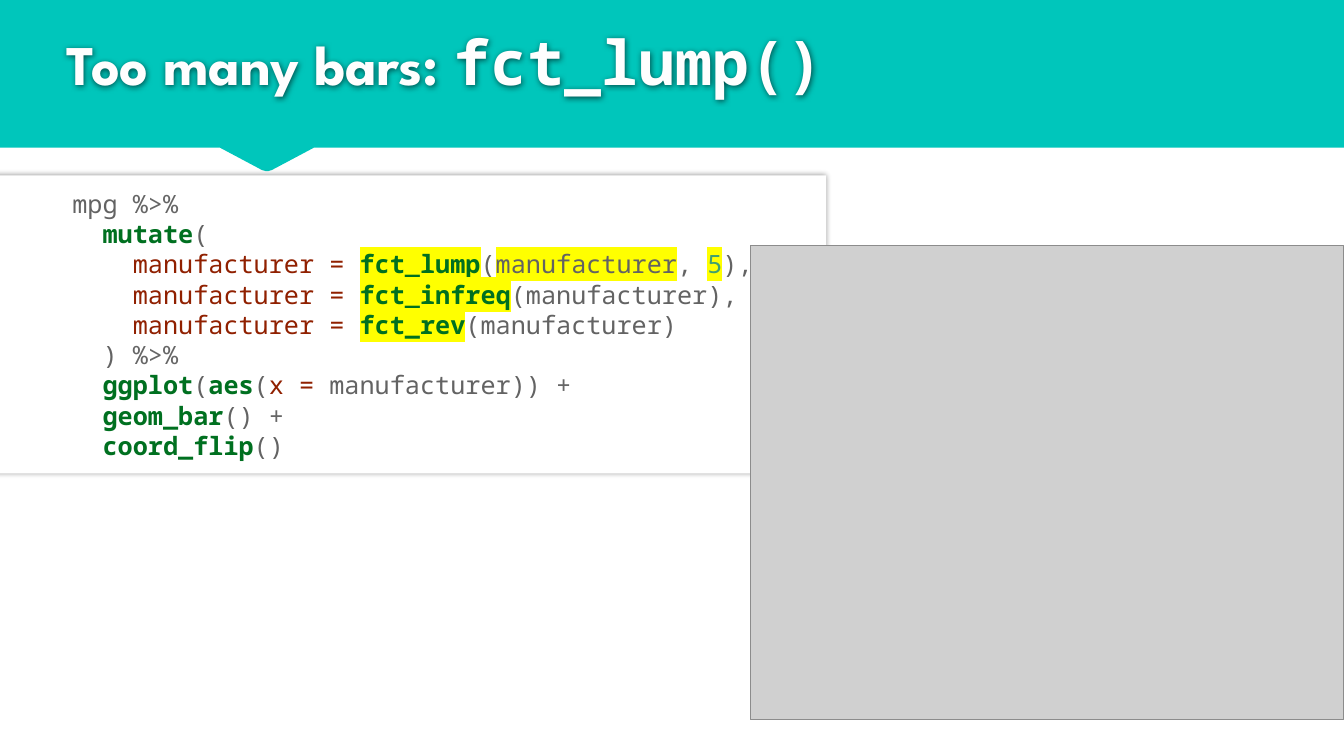
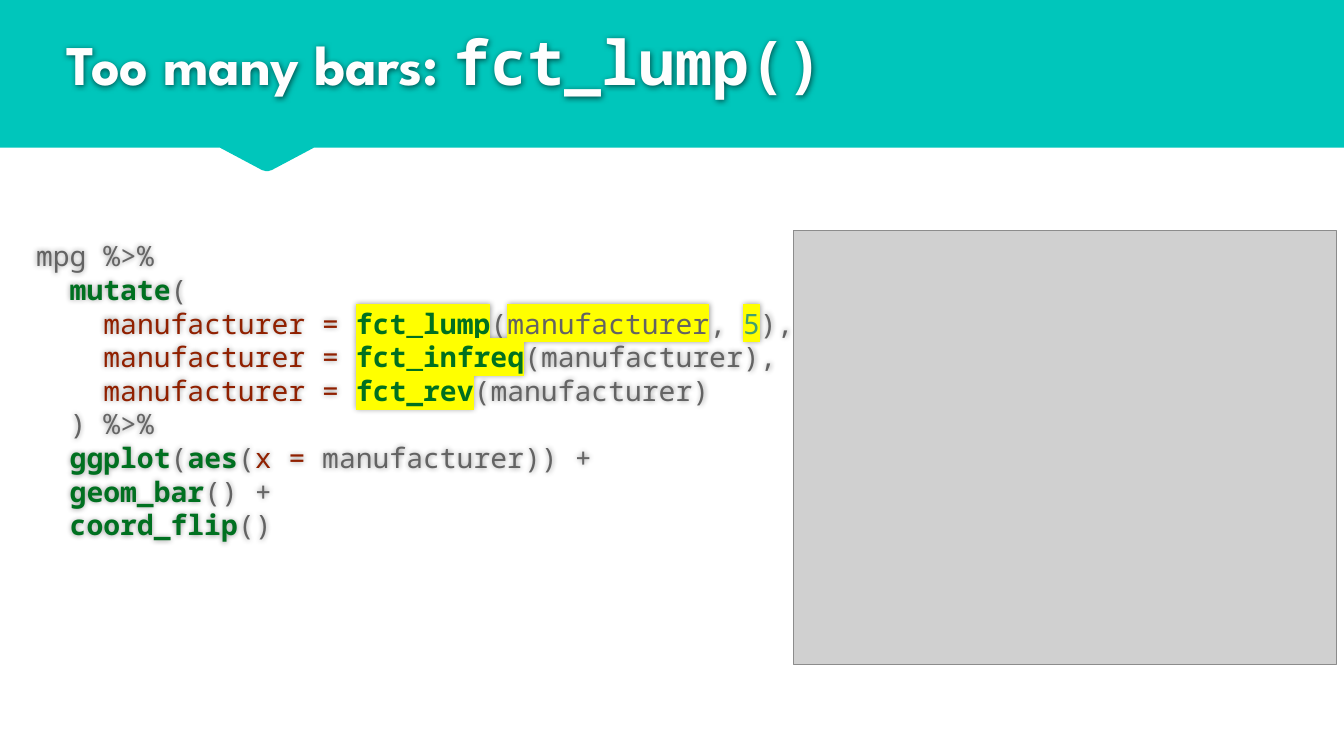
Before and after one commit to rjake/talks-and-presentations, a slide deck: slide 18 of data_viz_2019_06_19.pptx. Drawn at 1344x756 pixels with LibreOffice and Linux fonts; fonts in the diff are those of the drawing; grey boxes stand for pictures. Boxes give left, top, right and bottom in pixels: in the first picture for what was removed or moved away, otherwise in the second. Text is boxed around its words. In the diff, an @@ line names an element or a change of style, - is before the commit and + after.

Commit message:
Increase font size

```diff
--- a/data_viz_2019_06_19.pptx
+++ b/data_viz_2019_06_19.pptx
@@ text "mpg %>% mutate( manufacturer = ...": place and size @@
-text "mpg %>% mutate( manufacturer = ..." at bbox=[0, 175, 827, 473]
+text "mpg %>% mutate( manufacturer = ..." at bbox=[36, 250, 793, 542]
@@ text "mpg %>% mutate( manufacturer = ..." at bbox=[36, 250, 793, 542]: size 18 to 20 pt; fill #FFFFFF to none; shadow off @@
@@ picture: place and size @@
-picture at bbox=[750, 245, 1344, 720]
+picture at bbox=[793, 231, 1336, 664]
```
Also in this commit, not shown: 36 other slides changed, 1 slide removed.
